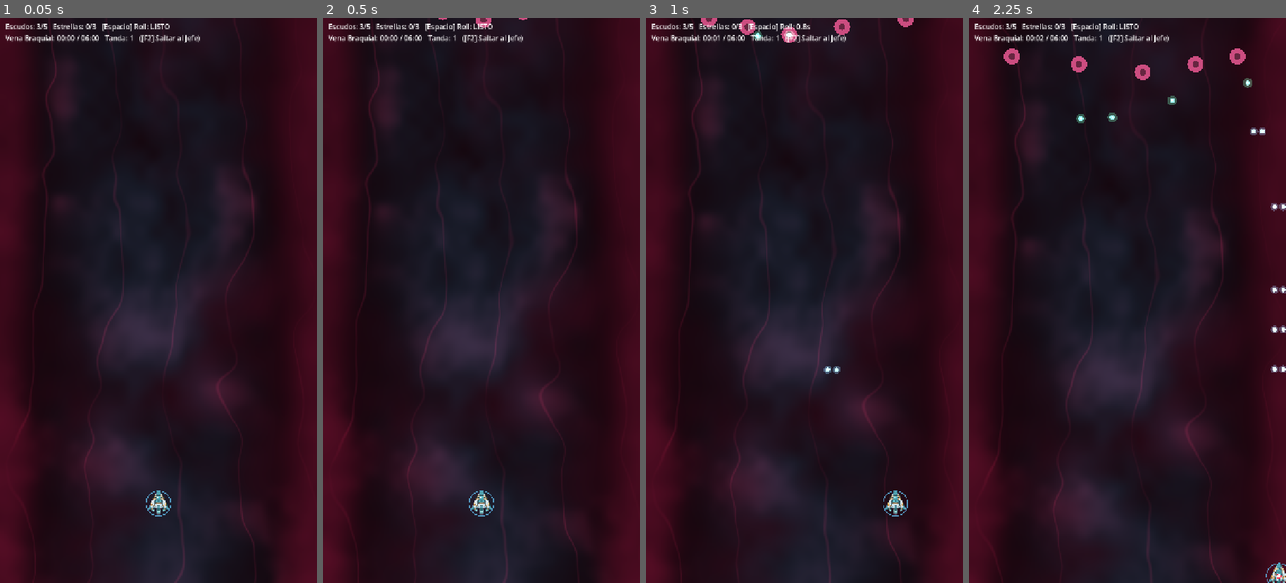
Above: before the commit, frames 1-4 (left to right).
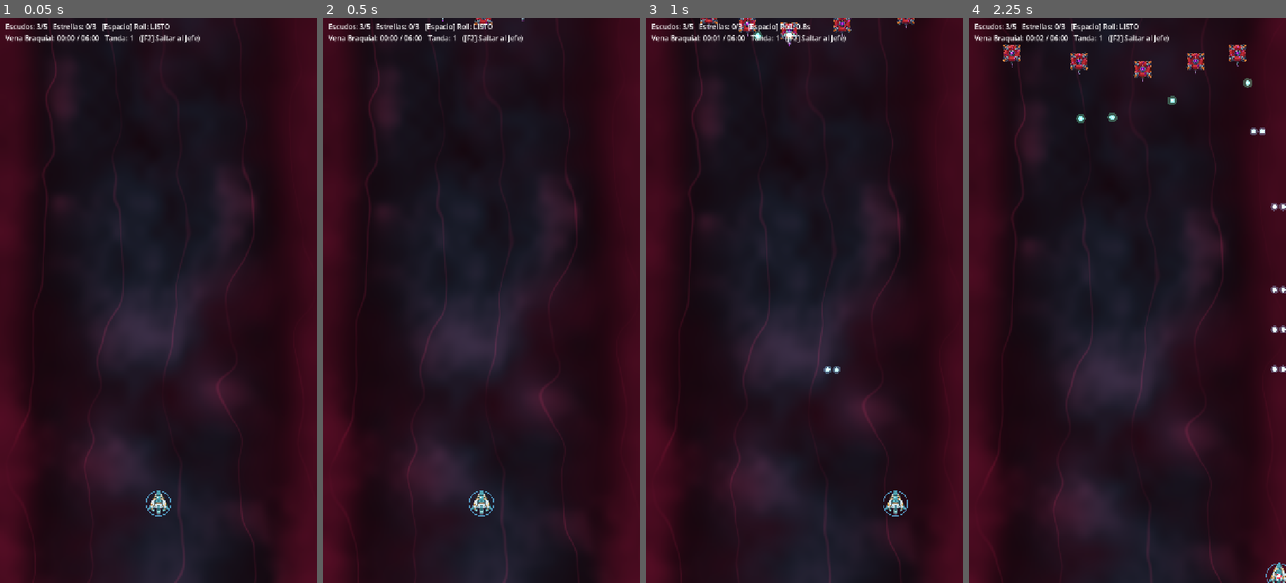
Above: after the commit, the same moments.

Repository: Linkseror/celular-wars
Game: Godot game, scene res://scenes/main/main.tscn
Two runs of this game, one before a commit and one after it. Both use one fixed random seed, a clock stepped at 60 frames per second and the inputs below.
Inputs (mouse positions are in pixels of both pictures, inside the frame that each line leads up to):
- Up to frame 1 (0.05 s): no input
- Up to frame 2 (0.5 s): no input
- Up to frame 3 (1 s): move the mouse to (874, 272) at 0.52 s; hold Right (move_right) from 0.53 s (still down); tap Space (barrel_roll) at 0.6 s; click (874, 272) at 0.67 s
- Up to frame 4 (2.25 s): release Right (move_right) at 1.25 s; drag from (1064, 328) to (1257, 503) at 1.27 s; move the mouse to (1159, 176) at 2.02 s; hold Right (move_right) from 2.03 s (still down); hold Shift (focus) from 2.03 s (still down)

Frame 1 is identical in both runs. In frame 2, less than 0.1% of the frame differs, in the area x 36-65%, y 0-2%; in frame 3, 0.6%; in frame 4, 0.9%, in the area x 10-88%, y 4-12%.

Commit message:
Integra sprite del enemigo básico (Opción B) y conserva Opción A para versión Élite

Diff:
--- a/resources/enemies/bacteriofago_menor.tres
+++ b/resources/enemies/bacteriofago_menor.tres
@@ -1,13 +1,19 @@
-[gd_resource type="Resource" script_class="EnemyData" load_steps=3 format=3]
+[gd_resource type="Resource" script_class="EnemyData" load_steps=5 format=3]
 
 [ext_resource type="Script" path="res://scripts/enemies/enemy_data.gd" id="1"]
 [ext_resource type="Resource" path="res://resources/patterns/bacteriofago_regular.tres" id="2"]
+[ext_resource type="Texture2D" path="res://assets/sprites/enemy_globulo_regular_sheet.png" id="3"]
+[ext_resource type="Texture2D" path="res://assets/sprites/enemy_globulo_elite_sheet.png" id="4"]
 
 [resource]
 script = ExtResource("1")
-display_name = "Bacteriófago Menor"
+display_name = "Hematíe Tecnoviral"
+sprite_sheet = ExtResource("3")
+sprite_sheet_elite = ExtResource("4")
+sprite_frames = 2
 max_hp = 4
 speed = 68.0
+radius = 22.0
 sway_amplitude = 38.0
 sway_frequency = 0.4
 pattern_regular = ExtResource("2")
--- a/scenes/enemies/enemy.tscn
+++ b/scenes/enemies/enemy.tscn
@@ -10,6 +10,10 @@
 
 [node name="Enemy" type="Node2D"]
 script = ExtResource("1")
+
+[node name="Sprite2D" type="Sprite2D" parent="."]
+scale = Vector2(0.24, 0.24)
+hframes = 2
 
 [node name="HealthComponent" type="Node" parent="."]
 script = ExtResource("2")
--- a/scripts/enemies/enemy.gd
+++ b/scripts/enemies/enemy.gd
@@ -18,7 +18,9 @@
 var _pattern: BulletPattern
 var _origin_x: float
 var _time: float = 0.0
+var _fire_anim_left: float = 0.0
 
+@onready var sprite: Sprite2D = $Sprite2D
 @onready var health: HealthComponent = $HealthComponent
 @onready var hitbox: HitboxComponent = $HitboxComponent
 @onready var weapon: WeaponComponent = $WeaponComponent
@@ -38,6 +40,12 @@
 	hitbox.radius = data.radius
 	health.died.connect(_on_died)
 	weapon.fired.connect(_on_fired)
+	if sprite:
+		var tex := data.sprite_for(tier.rank)
+		sprite.texture = tex
+		sprite.hframes = max(data.sprite_frames, 1)
+		sprite.frame = 0
+		sprite.modulate = tier.tint
 	_pattern = data.pattern_for(tier.rank)
 	if _pattern:
 		weapon.interval = _pattern.interval
@@ -48,6 +56,10 @@
 
 func _physics_process(delta: float) -> void:
 	_time += delta
+	if _fire_anim_left > 0.0:
+		_fire_anim_left = maxf(_fire_anim_left - delta, 0.0)
+		if _fire_anim_left <= 0.0 and sprite:
+			sprite.frame = 0
 	if track_player_speed > 0.0 and player and not player.health.is_dead():
 		_origin_x = move_toward(_origin_x, player.position.x, track_player_speed * delta)
 	var sway_x := _origin_x + sin(_time * data.sway_frequency * TAU) * data.sway_amplitude
@@ -70,6 +82,9 @@
 func _on_fired(_origin: Vector2) -> void:
 	if bullets == null or position.y < field.position.y:
 		return
+	if sprite and sprite.texture != null and sprite.hframes > 1:
+		sprite.frame = 1
+		_fire_anim_left = 0.22
 	var target := player.position if player else position + Vector2.DOWN
 	if data.orange_shot_chance > 0.0 and randf() < data.orange_shot_chance \
 			and bullets.try_consume_orange_cooldown(data.orange_shot_min_interval):
@@ -90,9 +105,10 @@
 
 
 func _draw() -> void:
-	# Forma provisional hasta tener sprites y el shader de paleta.
 	var c := data.color * tier.tint
 	if tier.glow_strength > 0.0:
 		draw_circle(Vector2.ZERO, data.radius * 1.5, Color(c, 0.25 * tier.glow_strength))
-	draw_circle(Vector2.ZERO, data.radius, c)
-	draw_circle(Vector2.ZERO, data.radius * 0.4, c.darkened(0.5))
+	if sprite == null or sprite.texture == null:
+		# Forma provisional solo si el arquetipo aún no tiene sprite asignado.
+		draw_circle(Vector2.ZERO, data.radius, c)
+		draw_circle(Vector2.ZERO, data.radius * 0.4, c.darkened(0.5))
--- a/scripts/enemies/enemy_data.gd
+++ b/scripts/enemies/enemy_data.gd
@@ -3,6 +3,9 @@
 ## Arquetipo de enemigo. Hay un archivo .tres por cada uno de los 12.
 
 @export var display_name: String = ""
+@export var sprite_sheet: Texture2D
+@export var sprite_sheet_elite: Texture2D
+@export var sprite_frames: int = 2
 @export var max_hp: int = 3
 ## Velocidad de descenso en píxeles por segundo.
 @export var speed: float = 0.0
@@ -36,6 +39,12 @@
 @export var orange_shot_color: Color = Color(1.0, 0.45, 0.05)
 
 
+func sprite_for(rank: TierData.Rank) -> Texture2D:
+	if rank == TierData.Rank.ELITE and sprite_sheet_elite != null:
+		return sprite_sheet_elite
+	return sprite_sheet
+
+
 func pattern_for(rank: TierData.Rank) -> BulletPattern:
 	match rank:
 		TierData.Rank.REFORZADA:
Binary file added: assets/sprites/enemy_globulo_elite_sheet.png
Not shown, added: assets/sprites/enemy_globulo_elite_sheet.png.import
Binary file added: assets/sprites/enemy_globulo_regular_sheet.png
Not shown, added: assets/sprites/enemy_globulo_regular_sheet.png.import
Binary file added: tools/raw/enemy_a_elite_green.jpg
Binary file added: tools/raw/enemy_b_regular_green.jpg
